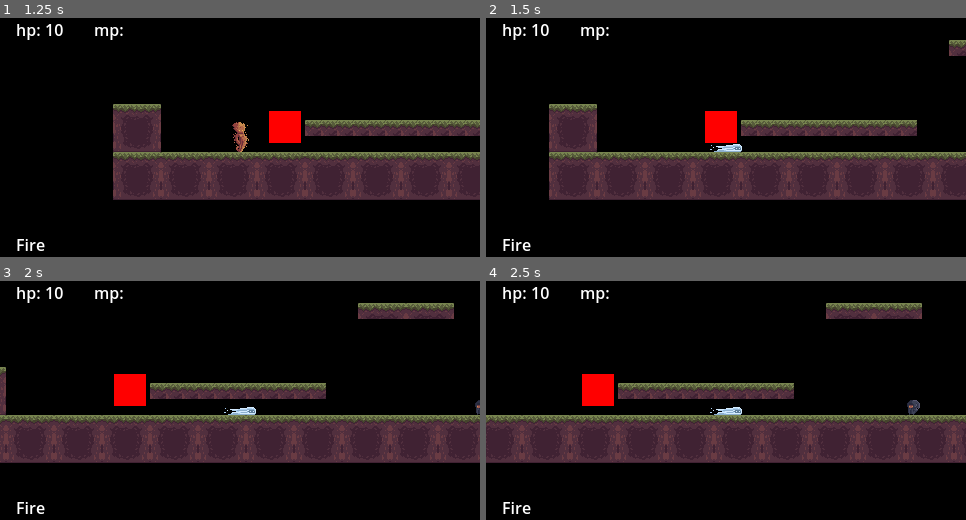
Above: before the commit, frames 1-4 (two rows, left to right).
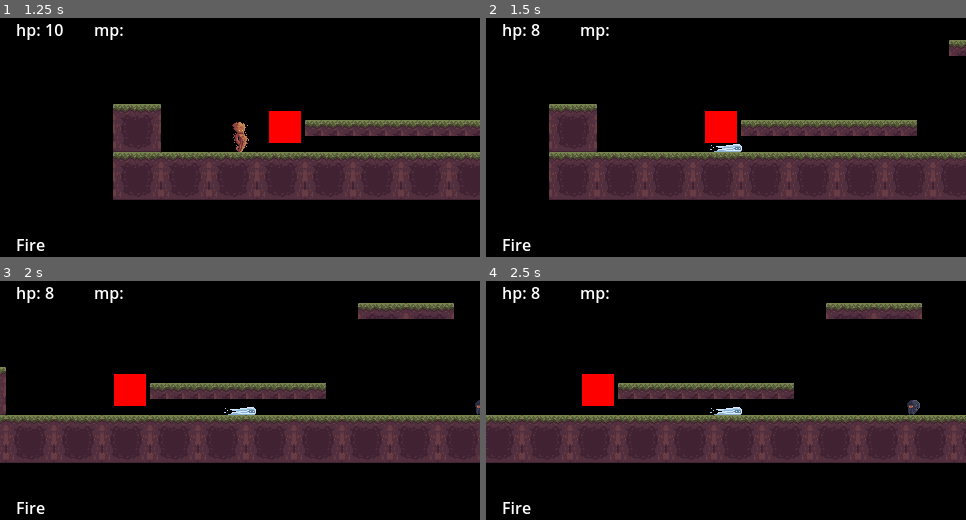
Above: after the commit, the same moments.

Repository: Enweave/pj16
Game: Godot game, scene res://Levels/System/main_menu_level.tscn
Two runs of this game, one before a commit and one after it. Both use one fixed random seed, a clock stepped at 60 frames per second and the inputs below.
Inputs (mouse positions are in pixels of both pictures, inside the frame that each line leads up to):
- Up to frame 1 (1.25 s): click "Start game" at 0.5 s
- Up to frame 2 (1.5 s): tap Enter at 1.25 s; move the mouse to (831, 123) at 1.27 s; hold D (input_MoveRight) from 1.28 s (still down); tap J (input_Fire) at 1.35 s; click (831, 123) at 1.42 s
- Up to frame 3 (2 s): keep holding D (input_MoveRight); tap Space (input_Jump) at 1.52 s
- Up to frame 4 (2.5 s): release D (input_MoveRight) at 2 s; drag from (630, 412) to (730, 400) at 2.02 s

Frame 1 is identical in both runs. In frame 2, 0.1% of the frame differs, in the area x 9-14%, y 2-8%; in frame 3, 0.1%; in frame 4, 0.1%.

Commit message:
health component vulnerabilities

Diff:
--- a/Actors/Characters/Player/Abilities/earth_ability.tscn
+++ b/Actors/Characters/Player/Abilities/earth_ability.tscn
@@ -7,4 +7,5 @@
 script = ExtResource("1_kv17q")
 projectile_scene = ExtResource("2_ckbv3")
 damage = 2.0
+element = 3
 cooldown_time = 0.5
--- a/Actors/Characters/Player/player_character.gd
+++ b/Actors/Characters/Player/player_character.gd
@@ -49,7 +49,7 @@
 
 
 func _on_switch_combination():
-    health_component.element = ability_inventory.get_current_element()
+    health_component.set_vulnerability_by_rps_rule(ability_inventory.get_current_element())
 
 func _on_switch_allow_changed(in_allowed: bool):
     using_ability = !in_allowed
--- a/Actors/Characters/Player/player_character.tscn
+++ b/Actors/Characters/Player/player_character.tscn
@@ -6,6 +6,7 @@
 [ext_resource type="PackedScene" uid="uid://dgvyh152pr2ud" path="res://Actors/Characters/Player/Abilities/water_ability.tscn" id="4_p3mr2"]
 [ext_resource type="PackedScene" uid="uid://4nr3q87a1ite" path="res://Actors/Characters/Player/player_sprite.tscn" id="4_sm5dh"]
 [ext_resource type="PackedScene" uid="uid://c8lwptut6kpw1" path="res://Actors/Characters/Player/Abilities/earth_ability.tscn" id="5_oijrf"]
+[ext_resource type="Script" path="res://Common/Framework/health_component.gd" id="7_fruwb"]
 
 [sub_resource type="CapsuleShape2D" id="CapsuleShape2D_o13gm"]
 radius = 6.0
@@ -13,8 +14,9 @@
 [sub_resource type="CircleShape2D" id="CircleShape2D_14qkm"]
 radius = 7.0
 
-[node name="Player" type="CharacterBody2D"]
+[node name="Player" type="CharacterBody2D" node_paths=PackedStringArray("health_component")]
 script = ExtResource("1_dacai")
+health_component = NodePath("HealthComponent")
 JUMP_FORCE = 325.0
 
 [node name="DefaultCollision" type="CollisionShape2D" parent="."]
@@ -52,3 +54,6 @@
 position = Vector2(0, -9)
 
 [node name="WaterAbility" parent="AbilityInventory" instance=ExtResource("4_p3mr2")]
+
+[node name="HealthComponent" type="Node" parent="."]
+script = ExtResource("7_fruwb")
--- a/Actors/Enemies/SwordEnemy/sword_enemy.tscn
+++ b/Actors/Enemies/SwordEnemy/sword_enemy.tscn
@@ -1,16 +1,16 @@
-[gd_scene load_steps=6 format=3 uid="uid://d0n7xa6w7l7bc"]
+[gd_scene load_steps=7 format=3 uid="uid://d0n7xa6w7l7bc"]
 
 [ext_resource type="Script" path="res://Actors/Enemies/ground_enemy_base.gd" id="1_g4i6a"]
 [ext_resource type="PackedScene" uid="uid://dpobjcmff7wiq" path="res://Actors/Enemies/ground_enemy_body.tscn" id="2_1w3qa"]
 [ext_resource type="PackedScene" uid="uid://b5vghmk66lfh5" path="res://Actors/Enemies/enemy_sensor_area.tscn" id="3_bons2"]
 [ext_resource type="PackedScene" uid="uid://cifl13i28odru" path="res://Actors/Enemies/ground_enemy_ai.tscn" id="4_adjgg"]
 [ext_resource type="PackedScene" uid="uid://chhxisujjyp0q" path="res://Common/Framework/Combat/ranged_weapon_base.tscn" id="5_ipfcd"]
+[ext_resource type="Script" path="res://Common/Framework/health_component.gd" id="6_8crbj"]
 
-[node name="SwordEnemy" type="CharacterBody2D"]
+[node name="SwordEnemy" type="CharacterBody2D" node_paths=PackedStringArray("health_component")]
 collision_layer = 8
 script = ExtResource("1_g4i6a")
-max_health = 1.0
-element = 3
+health_component = NodePath("HealthComponent")
 
 [node name="GroundEnemyBody" parent="." instance=ExtResource("2_1w3qa")]
 
@@ -26,3 +26,8 @@
 current_weapon = NodePath("../RangedWeaponBase")
 
 [node name="RangedWeaponBase" parent="." instance=ExtResource("5_ipfcd")]
+
+[node name="HealthComponent" type="Node" parent="."]
+script = ExtResource("6_8crbj")
+max_health = 2.0
+vulnerabilities = Array[int]([1, 3])
--- a/Common/Framework/character_with_health.gd
+++ b/Common/Framework/character_with_health.gd
@@ -2,12 +2,11 @@
 
 class_name CharacterWithHealth
 
-var health_component: HealthComponent
-
 @export_group("Health")
-@export var max_health: float = 10
-@export var element: Constants.Elements = Constants.Elements.None
+@export var health_component: HealthComponent
 
 func _ready():
     super._ready()
-    health_component = HealthComponent.new(max_health, element)
+    if health_component == null:
+        health_component = HealthComponent.new()
+        call_deferred("add_child", health_component)
--- a/Common/Framework/health_component.gd
+++ b/Common/Framework/health_component.gd
@@ -1,47 +1,51 @@
-extends RefCounted
+extends Node
 
 class_name HealthComponent
+
+@export_group("Health")
+@export var max_health: float = 10.
+@export var vulnerabilities: Array[Constants.Elements] = []
 
 const FIELD_NAME: String = "health_component"
 signal OnDamage(amount: float)
 signal OnHeal(amount: float)
 signal OnDeath
-var _max_health: float    = 10.
 var current_health: float
 var is_invulnerable: bool = false
 var is_dead: bool         = false
-var element: Constants.Elements = Constants.Elements.None
 
-func _init(in_max_health: float, in_element: Constants.Elements = Constants.Elements.None) -> void:
-    _max_health = in_max_health
-    current_health = _max_health
-    element = in_element
+
+func _ready() -> void:
+    current_health = max_health
+
+func _init() -> void:
+    current_health = max_health
+
+func set_vulnerability_by_rps_rule(in_element: Constants.Elements) -> void:
+    match in_element:
+        Constants.Elements.Fire:
+            vulnerabilities = [Constants.Elements.Water]
+        Constants.Elements.Water:
+            vulnerabilities = [Constants.Elements.Earth]
+        Constants.Elements.Earth:
+            vulnerabilities = [Constants.Elements.Fire]
+        Constants.Elements.None:
+            vulnerabilities = []
 
 
 func _element_can_damage(in_element: Constants.Elements = Constants.Elements.None) -> bool:
-    # If the element is 0, it means that the element can damage anything
-    # otherwise - rock paper scissors logic:
-    # Fire -> Earth -> Water -> Fire
-
     if in_element == Constants.Elements.None:
         return true
 
-    match in_element:
-        Constants.Elements.Fire:
-            return element == Constants.Elements.Earth
-        Constants.Elements.Water:
-            return element == Constants.Elements.Fire
-        Constants.Elements.Earth:
-            return element == Constants.Elements.Water
-        null:
-            return false
+    if vulnerabilities.size() > 0:
+        return vulnerabilities.find(in_element) != -1
 
-    return true
+    return false
 
 
 func update_max_health(value: float) -> void:
-    _max_health = value
-    current_health = min(current_health, _max_health)
+    max_health = value
+    current_health = min(current_health, max_health)
 
 
 func damage(amount: float, in_element: Constants.Elements = Constants.Elements.None) -> bool:
@@ -66,9 +70,9 @@
 
 
 func is_full() -> bool:
-    return current_health == _max_health
+    return current_health == max_health
 
 
 func heal(amount: float) -> void:
-    current_health = min(current_health + amount, _max_health)
+    current_health = min(current_health + amount, max_health)
     OnHeal.emit(amount)
--- a/Levels/Sandbox/test_1.tscn
+++ b/Levels/Sandbox/test_1.tscn
@@ -22,7 +22,7 @@
 
 [node name="ContactDamage" parent="." instance=ExtResource("4_wasti")]
 position = Vector2(-100, -25)
-element = 3
+element = 2
 damage = 2.0
 
 [node name="SwordEnemy" parent="." instance=ExtResource("6_vip25")]
Not shown: 1 places in Actors/Characters/Player/player_character.tscn that only renumber resources
